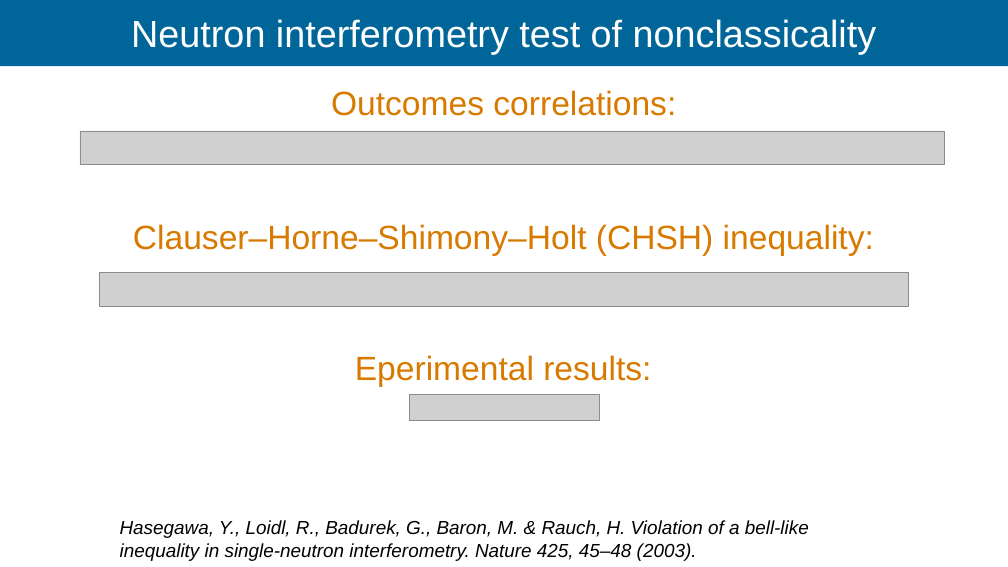
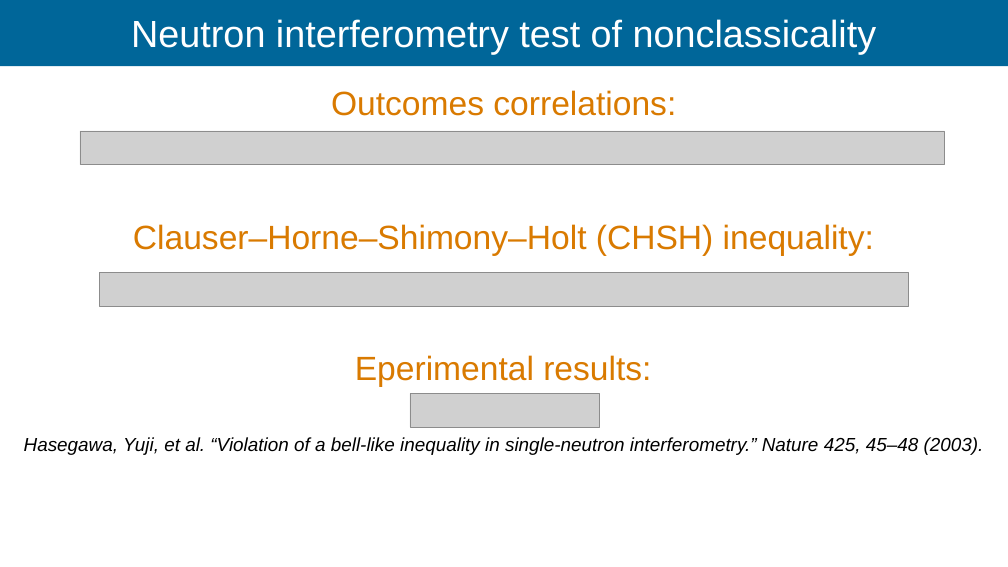
Before and after one commit to Ismaele-vincent/PhD, a slide deck: slide 64 of 2026/Talks/ILL Seminar/ILL seminar 2026 ver3.odp (slide 65 before the commit). Drawn at 1008x567 pixels with LibreOffice and Linux fonts; fonts in the diff are those of the drawing; grey boxes stand for pictures; background and template pictures are left out. Boxes give left, top, right and bottom in pixels: in the first picture for what was removed or moved away, otherwise in the second. Text is boxed around its words. In the diff, an @@ line names an element or a change of style, - is before the commit and + after.

```diff
--- a/2026/Talks/ILL Seminar/ILL seminar 2026 ver3.odp
+++ b/2026/Talks/ILL Seminar/ILL seminar 2026 ver3.odp
@@ picture: place and size @@
-picture at bbox=[409, 394, 598, 421]
+picture at bbox=[410, 394, 599, 427]
@@ text at bbox=[24, 437, 984, 455]: text changed @@
-Hasegawa, Y., Loidl, R., Badurek, G., Baron, M. & Rauch, H. Violation of a bell-like inequality in single-neutron interferometry. Nature 425, 45–48 (2003).
+Hasegawa, Yuji, et al. “Violation of a bell-like inequality in single-neutron interferometry.” Nature 425, 45–48 (2003).
```
Also in this commit, not shown: 18 other slides changed, 10 slides added, 2 slides removed, 22 other files.
